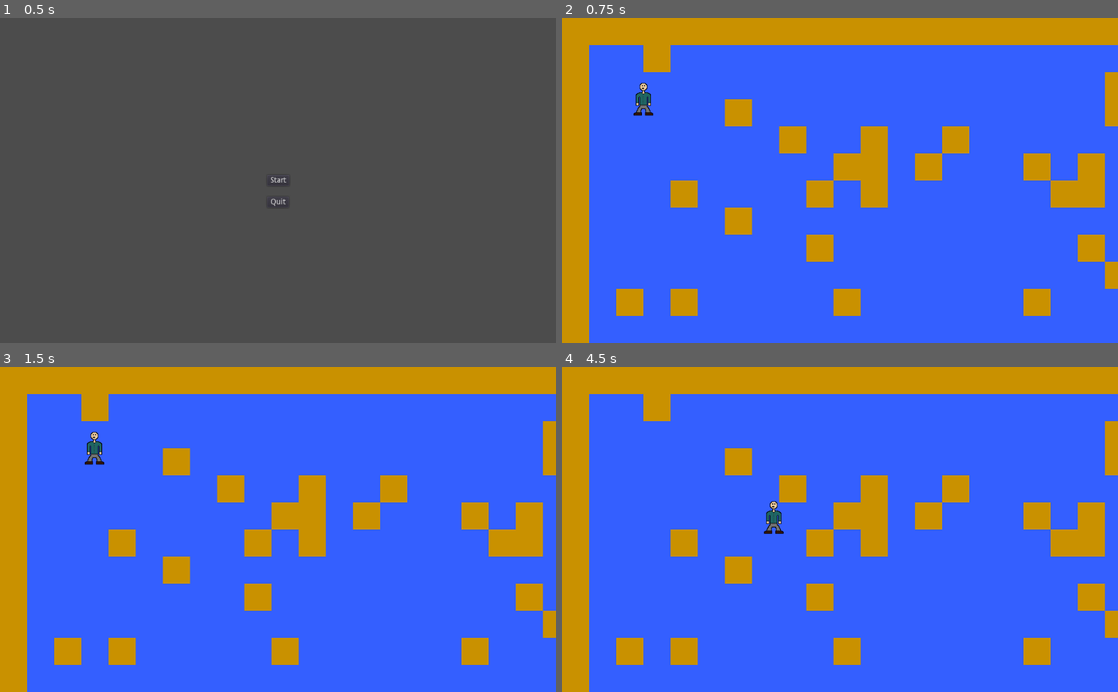
Above: before the commit, frames 1-4 (two rows, left to right).
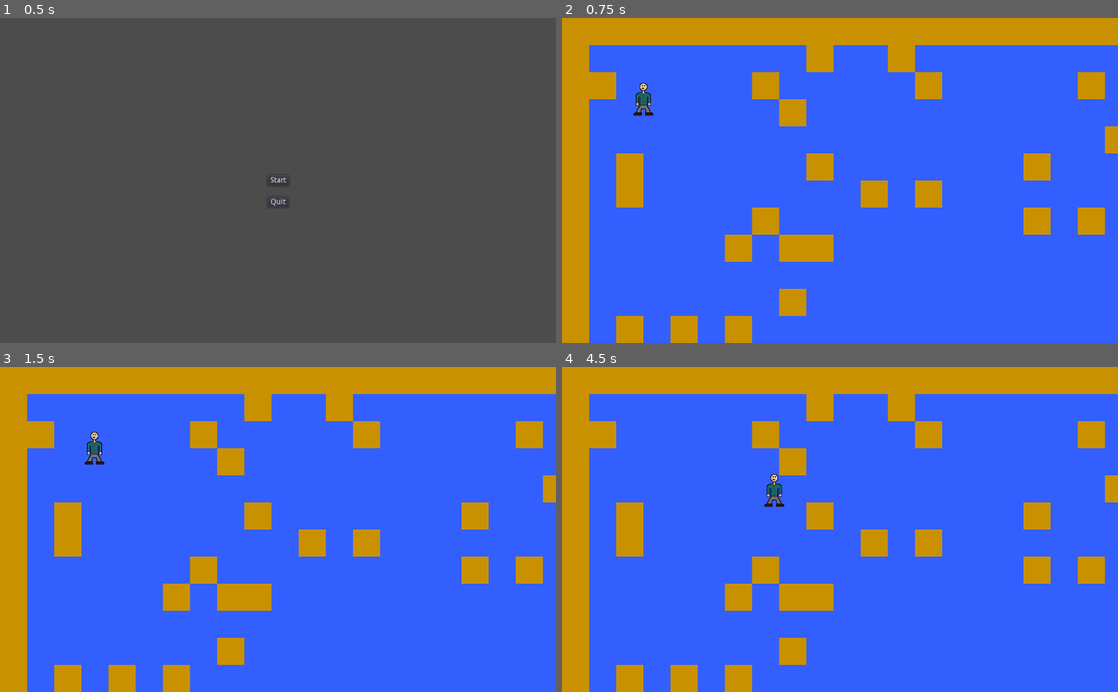
Above: after the commit, the same moments.

Repository: jamesaorson/into-the-crypt
Game: Godot game, scene res://ui/main_menu/main_menu.tscn
Same seed, same stepped clock (60 frames per second), same inputs: the game is played once before the commit and once after it.
Inputs:
- Up to frame 1 (0.5 s): no input
- Up to frame 2 (0.75 s): click "Start" at 0.5 s
- Up to frame 3 (1.5 s): tap Enter (ui_accept) at 1.25 s; hold D (player_move_right) from 1.28 s (still down); tap Shift (sprint) at 1.35 s
- Up to frame 4 (4.5 s): tap Enter (ui_accept) at 1.52, 2.27, 3.77, 4.25 s; release D (player_move_right) at 2.03 s; hold S (player_move_down) 2.03-2.78 s; tap Shift (sprint) every 0.75 s from 2.1 to 4.35 s; hold D (player_move_right) 2.78-3.53 s; hold W (player_move_up) 3.53-4.28 s; hold A (player_move_left) from 4.28 s (still down)

Frame 1 is identical in both runs. In frame 2, 17% of the frame differs, in the area x 4-100%, y 8-100%; in frame 3, 17%; in frame 4, 17%.

Commit message:
Fix issue with doors. All generation does not needlessly free nodes, but rather reuses them.

Diff:
--- a/crypt/crypt.gd
+++ b/crypt/crypt.gd
@@ -11,11 +11,15 @@
 		quit_game()
 
 func create_room():
-	print("creating room...")
-	var rooms = get_tree().get_nodes_in_group("room")
-	if len(rooms) == 0:
-		var room = roomScene.instance()
+	var room = null
+	var roomNodes = get_tree().get_nodes_in_group("room")
+	if len(roomNodes) != 0:
+		room = roomNodes[0]
+	else:
+		print("Creating room...")
+		room = roomScene.instance()
 		get_tree().root.add_child(room)
+	room.generate_room()
 
 func quit_game():
 	get_tree().quit()
--- a/crypt/door/door.gd
+++ b/crypt/door/door.gd
@@ -1,14 +1,9 @@
 extends Area2D
 
 func _on_Door_body_entered(body):
-	print(body)
 	print("Entered door")
-	var room = get_tree().get_nodes_in_group("room")[0]
-	room.free()
-
-	var player = get_tree().get_nodes_in_group("player")[0]
-	player.free()
-
-	queue_free()
-	var crypt = get_tree().get_nodes_in_group("crypt")[0]
-	crypt.create_room()
+	var crypts = get_tree().get_nodes_in_group("crypt")
+	if len(crypts) == 0:
+		print("There are no crypts...")
+	else:
+		crypts[0].create_room()
--- a/crypt/room/room.gd
+++ b/crypt/room/room.gd
@@ -21,7 +21,7 @@
 var playerStartPosition = map_to_world(PLAYER_START_POSITION)
 var room = []
 
-func _init():
+func generate_room():
 	print("Room generation...")
 	randomize()
 	for y in range(ROOM_HEIGHT):
@@ -47,28 +47,32 @@
 				else:
 					self.room[y][x] = WALL_TILE
 	draw_room()
-
-func _ready():
 	create_player()
 	create_door()
 
 func create_door():
-	var doors = get_tree().get_nodes_in_group("door")
-	if len(doors) == 0:
+	var door = null
+	var doorNodes = get_tree().get_nodes_in_group("door")
+	if len(doorNodes) != 0:
+		door = doorNodes[0]
+	else:
 		print("Creating door at: ", world_to_map(self.doorPosition), " ", self.doorPosition)
-		var door = doorScene.instance()
-		door.position.x = self.doorPosition.x
-		door.position.y = self.doorPosition.y
+		door = doorScene.instance()
 		get_tree().root.add_child(door)
+	door.position.x = self.doorPosition.x
+	door.position.y = self.doorPosition.y
 
 func create_player():
-	var players = get_tree().get_nodes_in_group("player")
-	if len(players) == 0:
+	var player = null
+	var playerNodes = get_tree().get_nodes_in_group("player")
+	if len(playerNodes) != 0:
+		player = playerNodes[0]
+	else:
 		print("Creating player at: ", world_to_map(self.playerStartPosition), " ", self.playerStartPosition)
-		var player = playerScene.instance()
-		player.position.x = self.playerStartPosition.x
-		player.position.y = self.playerStartPosition.y
+		player = playerScene.instance()
 		get_tree().root.add_child(player)
+	player.position.x = self.playerStartPosition.x
+	player.position.y = self.playerStartPosition.y
 
 func draw_room():
 	for y in range(len(room)):
Not shown, changed: export_presets.cfg
Not shown, added: .gitignore
